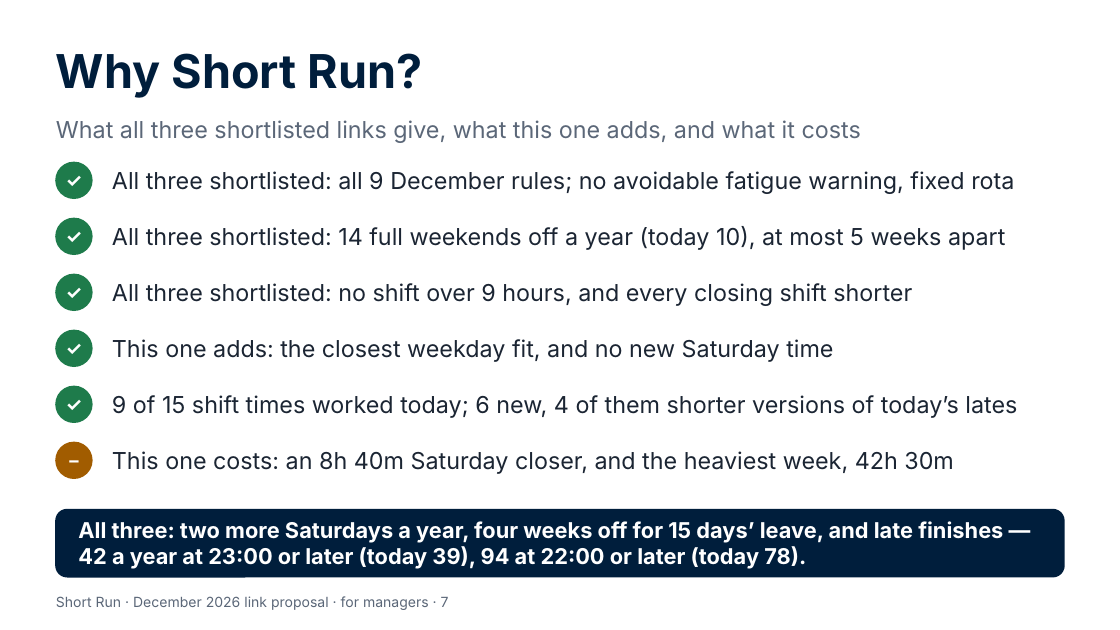
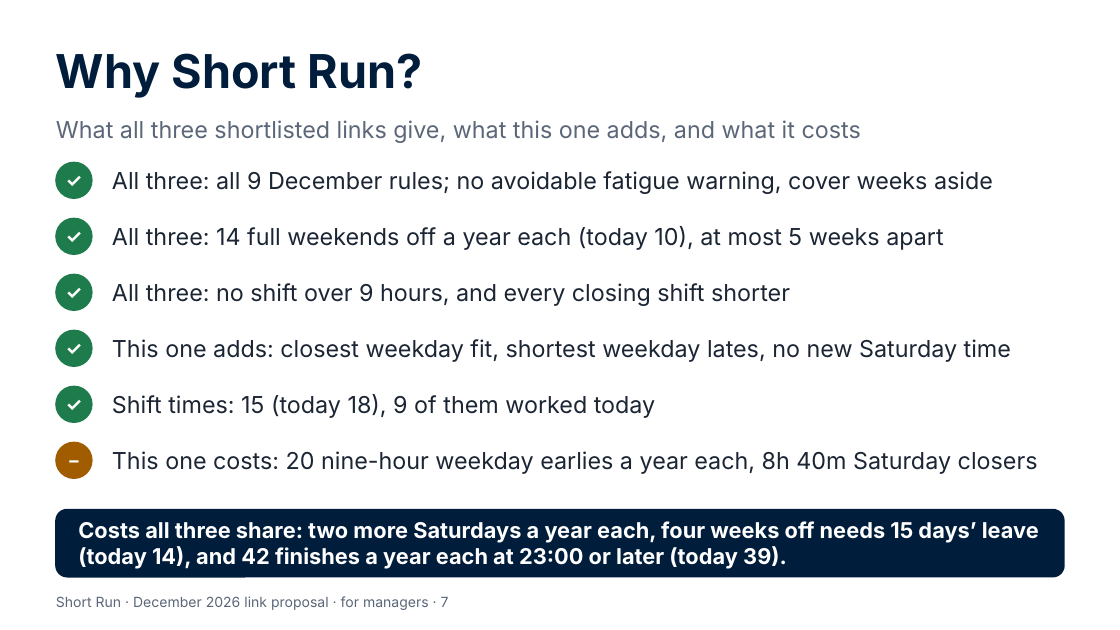
Before and after one commit to Garethdavidmiller/roster-app, a slide deck: slide 7 of docs/links-26/presentations/Short-Run-for-managers.pptx. Drawn at 1120x630 pixels with LibreOffice and Linux fonts; fonts in the diff are those of the drawing. Boxes give left, top, right and bottom in pixels: in the first picture for what was removed or moved away, otherwise in the second. Text is boxed around its words. In the diff, an @@ line names an element or a change of style, - is before the commit and + after.

```diff
--- a/docs/links-26/presentations/Short-Run-for-managers.pptx
+++ b/docs/links-26/presentations/Short-Run-for-managers.pptx
@@ text at <box>112,171,993,194</box>: text changed @@
-All three shortlisted: all 9 December rules; no avoidable fatigue warning, fixed rota
+All three: all 9 December rules; no avoidable fatigue warning, cover weeks aside
@@ text at <box>112,226,943,250</box>: text changed @@
-All three shortlisted: 14 full weekends off a year (today 10), at most 5 weeks apart
+All three: 14 full weekends off a year each (today 10), at most 5 weeks apart
@@ text at <box>112,283,790,306</box>: text changed @@
-All three shortlisted: no shift over 9 hours, and every closing shift shorter
+All three: no shift over 9 hours, and every closing shift shorter
@@ text at <box>112,339,1011,362</box>: text changed @@
-This one adds: the closest weekday fit, and no new Saturday time
+This one adds: closest weekday fit, shortest weekday lates, no new Saturday time
@@ text at <box>112,394,656,418</box>: text changed @@
-9 of 15 shift times worked today; 6 new, 4 of them shorter versions of today’s lates
+Shift times: 15 (today 18), 9 of them worked today
@@ text at <box>112,451,1038,474</box>: text changed @@
-This one costs: an 8h 40m Saturday closer, and the heaviest week, 42h 30m
+This one costs: 20 nine-hour weekday earlies a year each, 8h 40m Saturday closers
@@ text at <box>78,521,1039,569</box>: text changed @@
-All three: two more Saturdays a year, four weeks off for 15 days’ leave, and late finishes — 42 a year at 23:00 or later (today 39), 94 at 22:00 or later (today 78).
+Costs all three share: two more Saturdays a year each, four weeks off needs 15 days’ leave (today 14), and 42 finishes a year each at 23:00 or later (today 39).
```
Also in this commit, not shown: 9 other slides changed, 9 other files.
